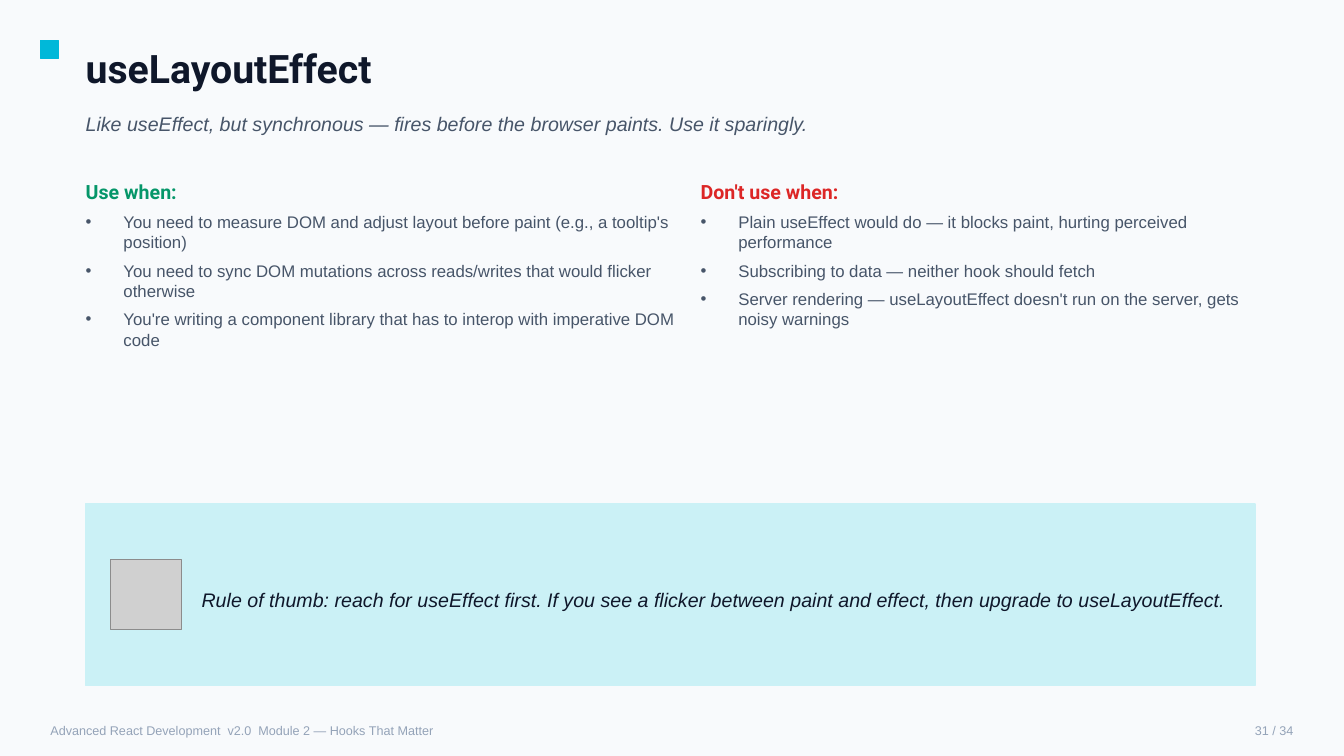
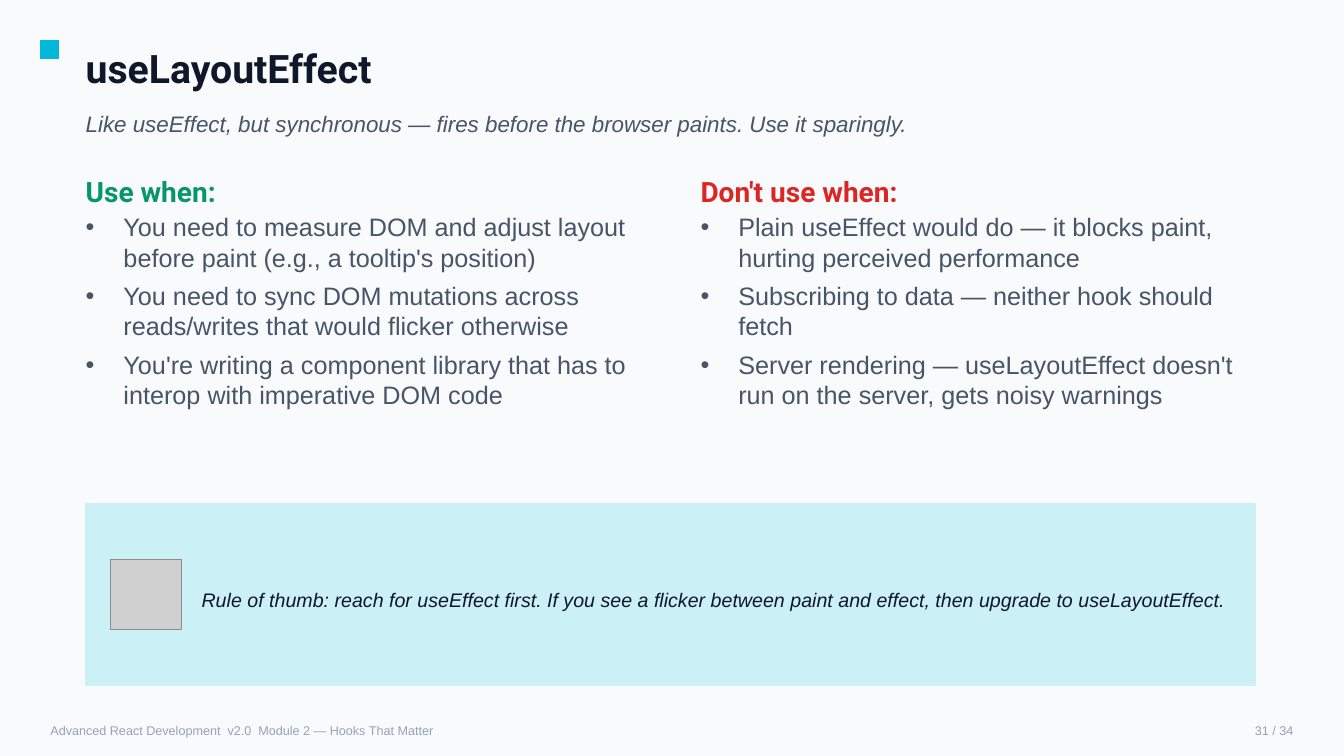
Before and after one commit to chrisminnick/advanced-react-19, a slide deck: slide 61 of instructor/advanced_react_v2.pptx. Drawn at 1344x756 pixels with LibreOffice and Linux fonts; fonts in the diff are those of the drawing; grey boxes stand for pictures. Boxes give left, top, right and bottom in pixels: in the first picture for what was removed or moved away, otherwise in the second. Text is boxed around its words. In the diff, an @@ line names an element or a change of style, - is before the commit and + after.

```diff
--- a/instructor/advanced_react_v2.pptx
+++ b/instructor/advanced_react_v2.pptx
@@ text "Like useEffect, but synchronous — ..." at bbox=[86, 116, 907, 137]: size 14 to 16 pt @@
@@ text "Use when:" at bbox=[86, 181, 216, 203]: size 14 to 20 pt @@
@@ text "Don't use when:" at bbox=[701, 181, 897, 203]: size 14 to 20 pt @@
@@ text "You need to measure DOM ..." at bbox=[123, 217, 626, 410]: size 12 to 18 pt @@
@@ text "Plain useEffect would do — ..." at bbox=[738, 217, 1232, 409]: size 12 to 18 pt @@
```
Also in this commit, not shown: 72 other slides changed, 6 other files.
